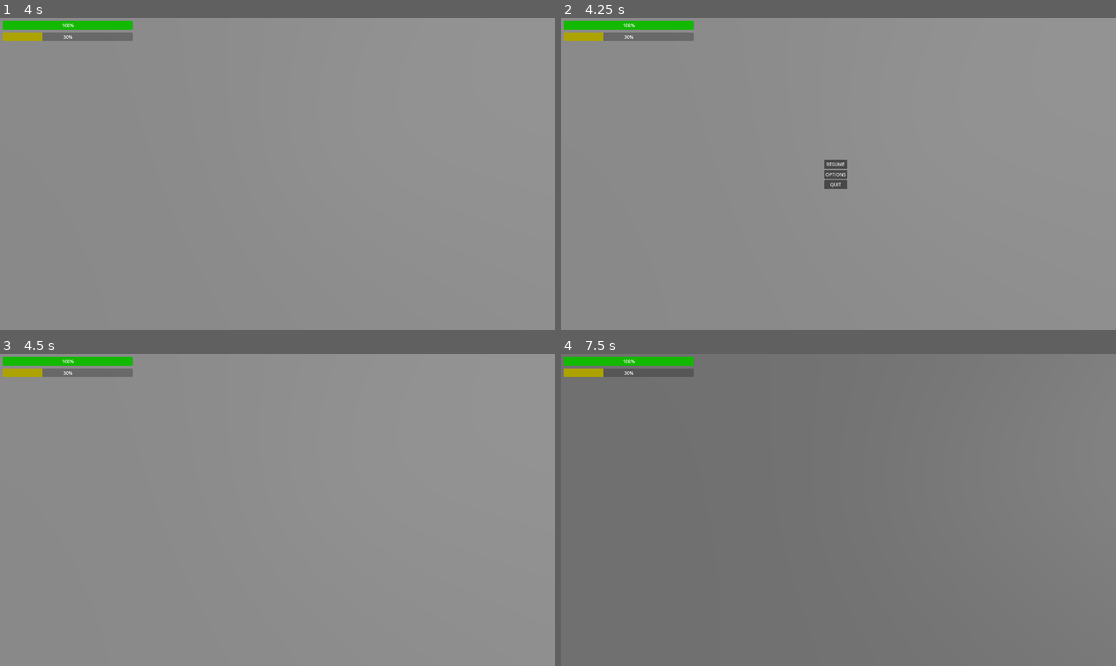
Above: before the commit, frames 1-4 (two rows, left to right).
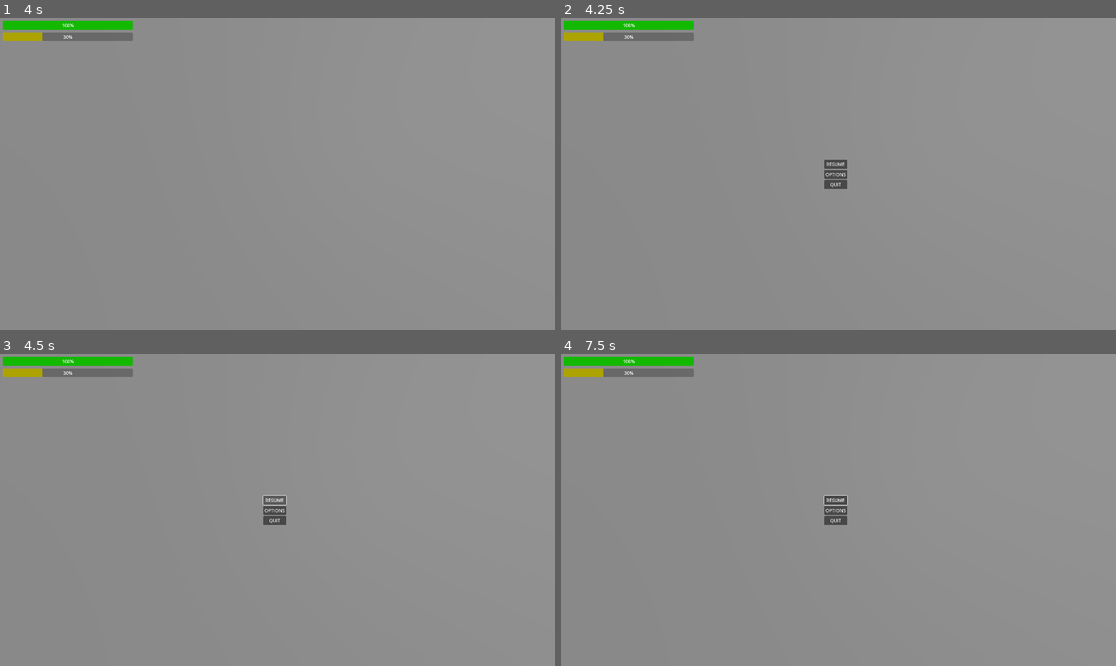
Above: after the commit, the same moments.

Repository: zalt00/SlipFeetpics
Game: Godot game, scene res://scenes/picking_up_demo.tscn
Same seed, same stepped clock (60 frames per second), same inputs: the game is played once before the commit and once after it. The project has no main scene, so this scene is started directly.
Inputs (mouse positions are in pixels of both pictures, inside the frame that each line leads up to):
- Up to frame 1 (4 s): tap Enter (pause) at 0.5, 2, 3.5 s; move the mouse to (305, 174) at 0.52 s; hold W (avant) from 0.53 s (still down); tap S (arrière) at 0.6 s; tap Space at 1.25, 2.75 s; move the mouse to (249, 174) at 1.27 s; click (249, 174) at 1.35 s; move the mouse to (288, 167) at 2.02 s; tap Middle mouse button (tirer_secondaire) at 2.1 s; move the mouse to (271, 180) at 2.77 s; right-click (271, 180) at 2.85 s; move the mouse to (316, 177) at 3.52 s; tap Z at 3.6 s
- Up to frame 2 (4.25 s): keep holding W (avant); tap Escape (echap) at 4.15 s
- Up to frame 3 (4.5 s): release W (avant) at 4.25 s; click (277, 500) at 4.25 s, where only the run before the commit has a clickable "RESUME"
- Up to frame 4 (7.5 s): tap Space at 5 s; move the mouse to (794, 506) at 5.02 s; hold W (avant) 5.03-6.53 s; tap E at 5.1 s; tap Enter (pause) at 5.65 s; move the mouse to (844, 510) at 5.77 s; tap Shift at 5.85 s; move the mouse to (816, 503) at 6.52 s; hold D (droite) 6.53-7.28 s; tap Alt at 6.6 s; move the mouse to (866, 510) at 7.27 s; hold W (avant) from 7.28 s (still down); tap P at 7.35 s

Frame 1 is identical in both runs. In frame 3, 0.4% of the frame differs, in the area x 47-52%, y 45-55%; in frame 4, 69%, in the area x 0-81%, y 0-100%.

Commit message:
echapmenu_avance

Diff:
--- a/scenes/Echap.tscn
+++ b/scenes/Echap.tscn
@@ -34,6 +34,7 @@
 text = "QUIT"
 
 [node name="Options" type="MarginContainer" parent="."]
+layout_mode = 0
 offset_left = 996.0
 offset_top = 452.0
 offset_right = 1046.0
--- a/scenes/fps_player.tscn
+++ b/scenes/fps_player.tscn
@@ -31,6 +31,7 @@
 
 [node name="Camera3D" type="Camera3D" parent="cam_helper"]
 cull_mask = 1048063
+current = true
 
 [node name="camera_items" parent="cam_helper/Camera3D" instance=ExtResource("2_f1rdo")]
 
--- a/scripts/Echap.gd
+++ b/scripts/Echap.gd
@@ -9,8 +9,10 @@
 	menu = false
 	principal.visible = false
 	options.visible = false
+	process_mode = Node.PROCESS_MODE_PAUSABLE
 
 func _on_resume_pressed():
+	get_tree().paused = false
 	Input.set_mouse_mode(Input.MOUSE_MODE_CAPTURED)
 	principal.visible = false
 	menu = false
@@ -30,10 +32,12 @@
 func _input(event):
 	if Input.is_action_just_pressed("echap"):
 		if not menu:
+			get_tree().paused = true
 			Input.set_mouse_mode(Input.MOUSE_MODE_VISIBLE)
 			principal.visible = true
 			menu = true
 		else:
+			get_tree().paused = false
 			Input.set_mouse_mode(Input.MOUSE_MODE_CAPTURED)
 			principal.visible = false
 			options.visible = false
Not shown: 1 places in scenes/fps_player.tscn that only renumber resources
